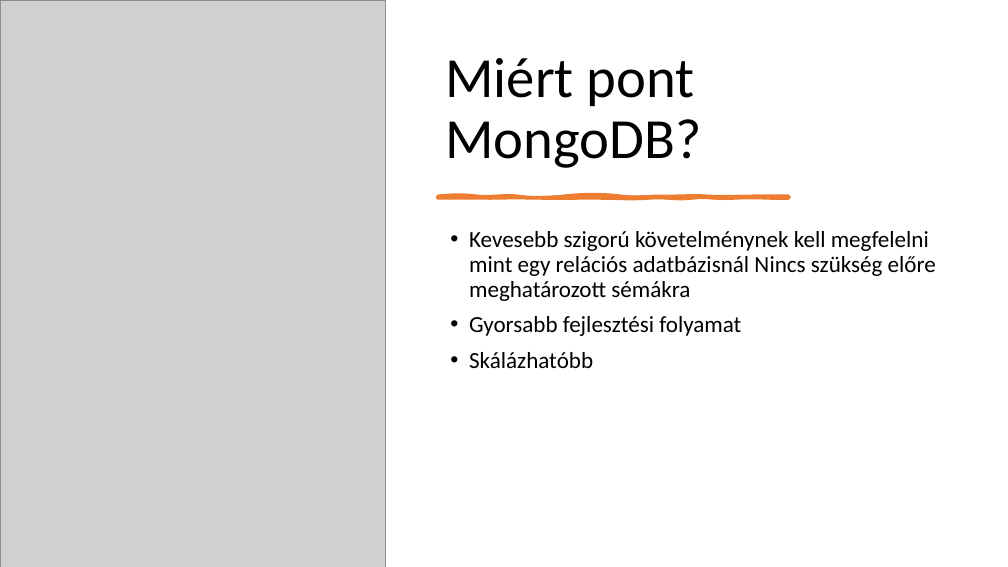
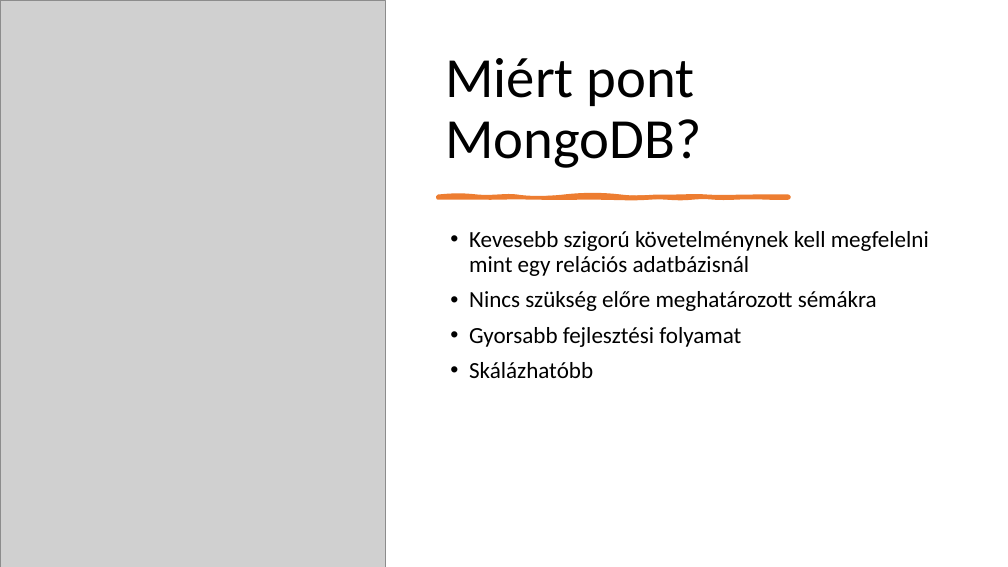
Before and after one commit to SzigetvariMark/pcweb, a slide deck: slide 3 of Bemutato.pptx. Drawn at 1008x567 pixels with LibreOffice and Linux fonts; fonts in the diff are those of the drawing; grey boxes stand for pictures. Boxes give left, top, right and bottom in pixels: in the first picture for what was removed or moved away, otherwise in the second. Text is boxed around its words. In the diff, an @@ line names an element or a change of style, - is before the commit and + after.

Commit message:
update powerpoint database page

```diff
--- a/Bemutato.pptx
+++ b/Bemutato.pptx
@@ text at (x1=469, y1=231, x2=929, y2=311): text changed @@
-• Kevesebb szigorú követelménynek kell megfelelni mint egy relációs adatbázisnál Nincs szükség előre meghatározott sémákra
+• Kevesebb szigorú követelménynek kell megfelelni mint egy relációs adatbázisnál
+• Nincs szükség előre meghatározott sémákra
```
